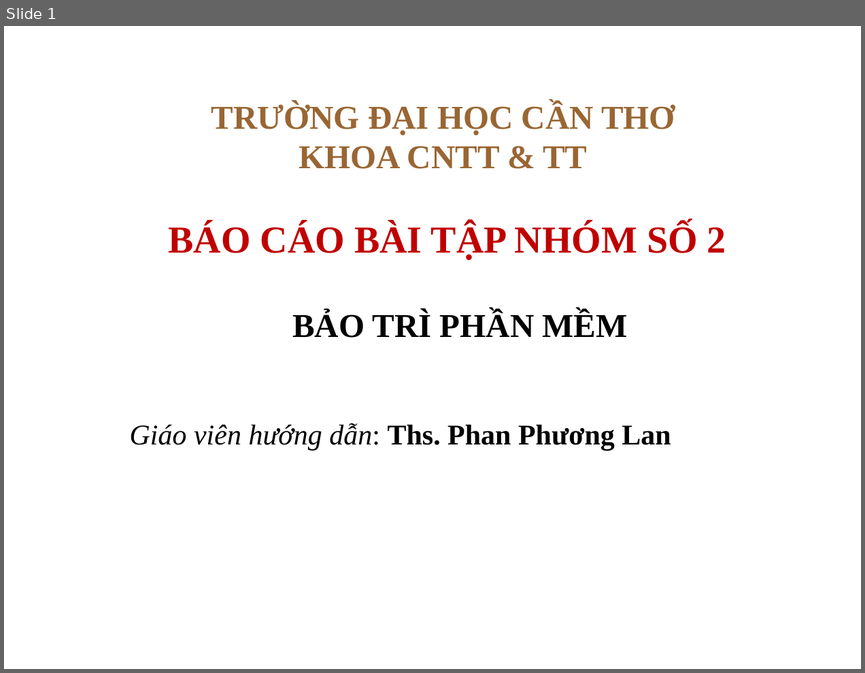
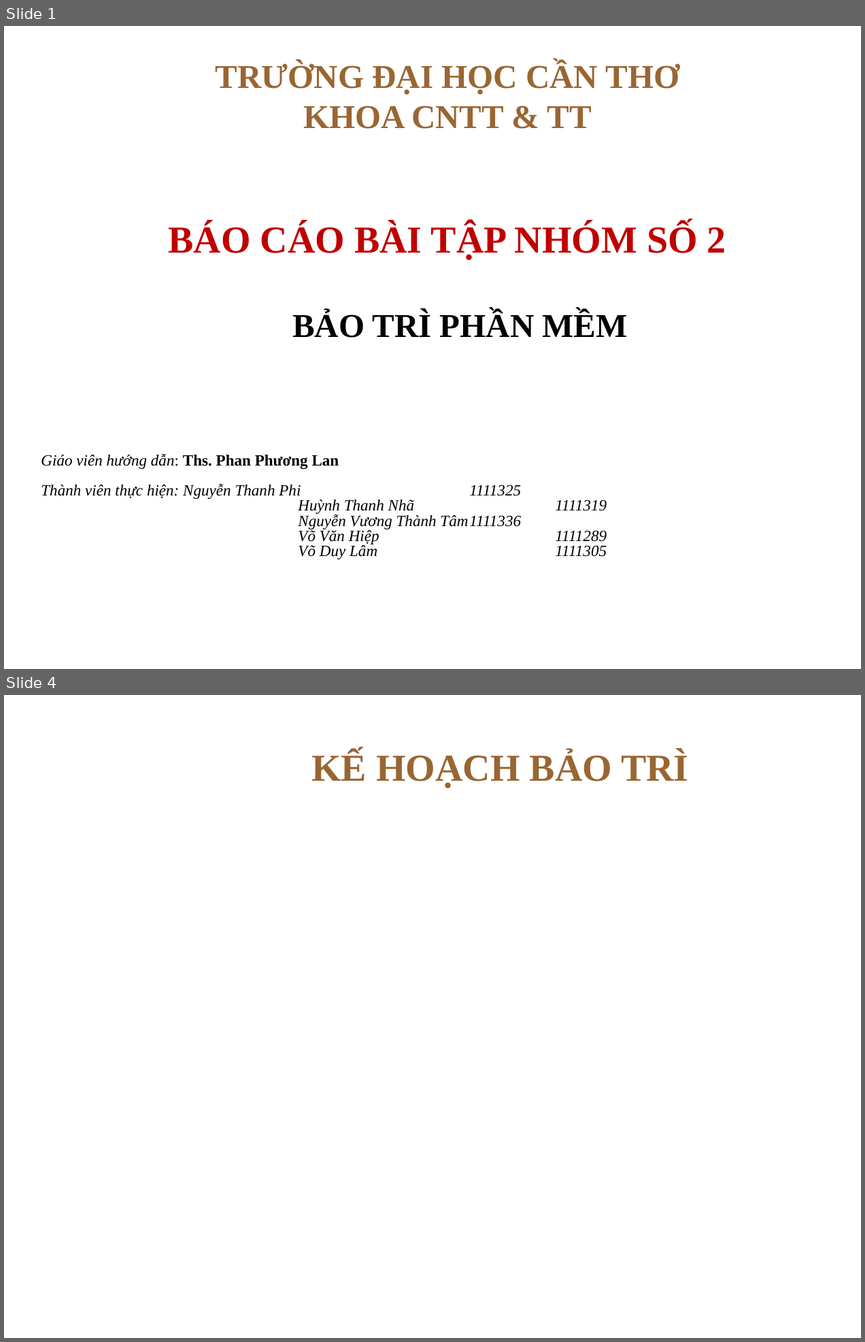
Before and after one commit to thanhphi0127/manager-configuration, a slide deck: doc/baitapso2/NHOM5_BAOCAO_BT2.ppt. Shown one above the other, each under a label of ours: slide 1 before the commit, slides 1 and 4 after it; the slides between them are not shown. The pictures are 865x673 and 865x1342 pixels, drawn with LibreOffice and Linux fonts; fonts in the diff are those of the drawing; background and template pictures are left out. Boxes give left, top, right and bottom in pixels: in the first picture for what was removed or moved away, otherwise in the second. Text is boxed around its words. In the diff, an @@ line names an element or a change of style, - is before the commit and + after.

```diff
--- a/doc/baitapso2/NHOM5_BAOCAO_BT2.ppt
+++ b/doc/baitapso2/NHOM5_BAOCAO_BT2.ppt
@@ slide 4 added at [4, 695, 861, 1338], background picture (left out) @@
@@ title added at [311, 751, 689, 787], 32 pt, text #996633, bold @@
+KẾ HOẠCH BẢO TRÌ
@@ slide 1 changed as well @@
@@ title "TRƯỜNG ĐẠI HỌC CẦN THƠ ...": place and size @@
-title "TRƯỜNG ĐẠI HỌC CẦN THƠ ..." at [211, 102, 675, 169]
+title "TRƯỜNG ĐẠI HỌC CẦN THƠ ..." at [215, 62, 680, 129]
@@ text at [41, 454, 339, 469]: size 24 to 13.2 pt in "Giáo viên hướng dẫn: Ths. Phan Phương ..."; alignment centre to left; line spacing 1 to 0.8 @@
@@ text at [41, 484, 606, 559]: paragraphs added @@
+Thành viên thực hiện: Nguyễn Thanh Phi 1111325
+Huỳnh Thanh Nhã 1111319
+Nguyễn Vương Thành Tâm 1111336
+Võ Văn Hiệp 1111289
+Võ Duy Lâm 1111305
```
Also in this commit, not shown: 3 other slides added, 4 slides removed.
